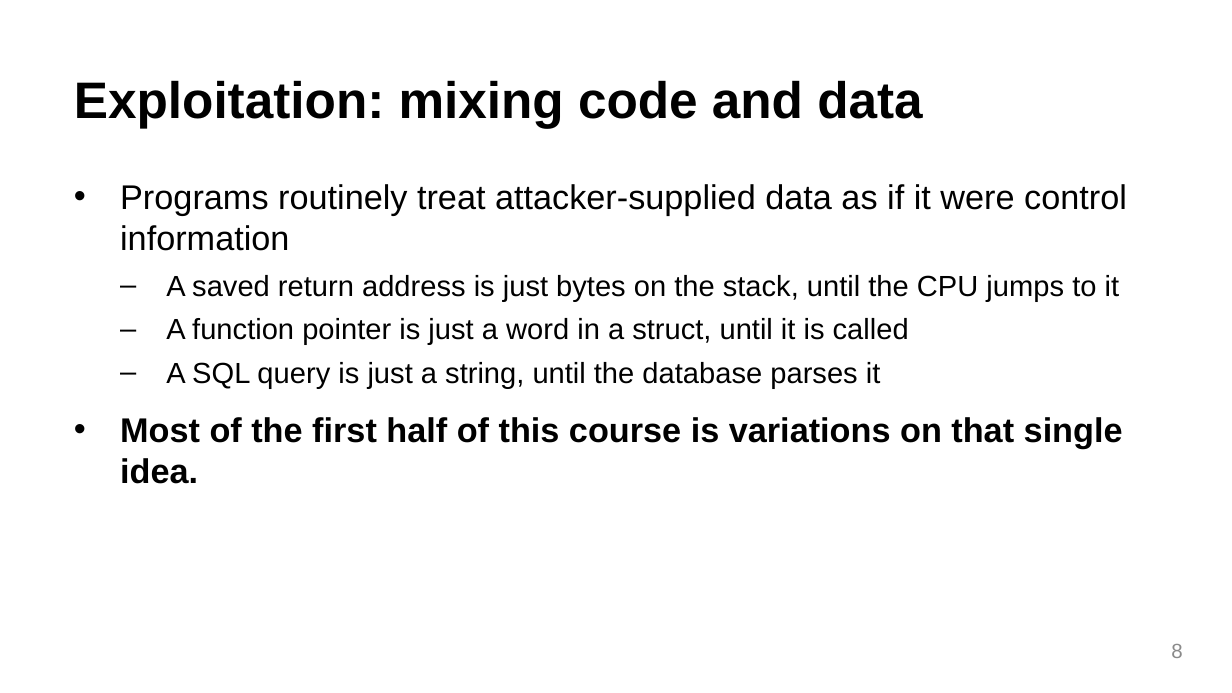
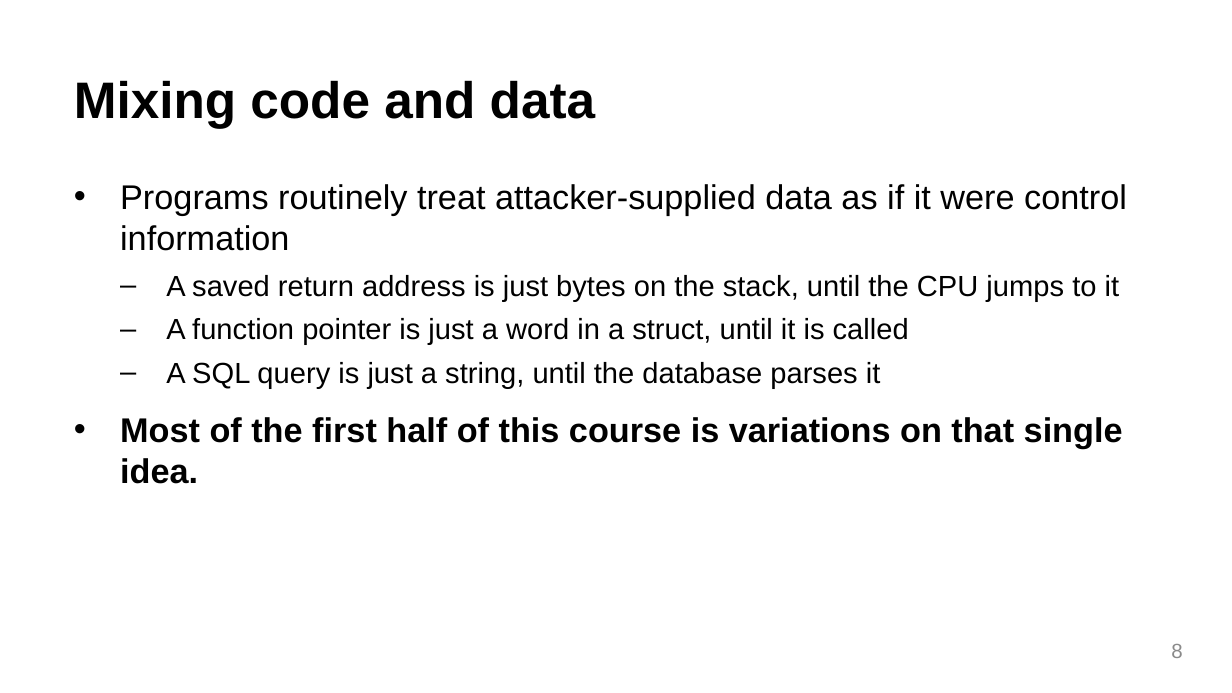
Before and after one commit to Sizvy/CS165_F26_labs, a slide deck: slide 8 of edc_slides/01_cs165-intro.pptx. Drawn at 1232x693 pixels with LibreOffice and Linux fonts; fonts in the diff are those of the drawing. Boxes give left, top, right and bottom in pixels: in the first picture for what was removed or moved away, otherwise in the second. Text is boxed around its words. In the diff, an @@ line names an element or a change of style, - is before the commit and + after.

```diff
--- a/edc_slides/01_cs165-intro.pptx
+++ b/edc_slides/01_cs165-intro.pptx
@@ title at (74,80,595,128): text changed @@
-Exploitation: mixing code and data
+Mixing code and data
```
Also in this commit, not shown: 6 other slides changed, 2 other files.
